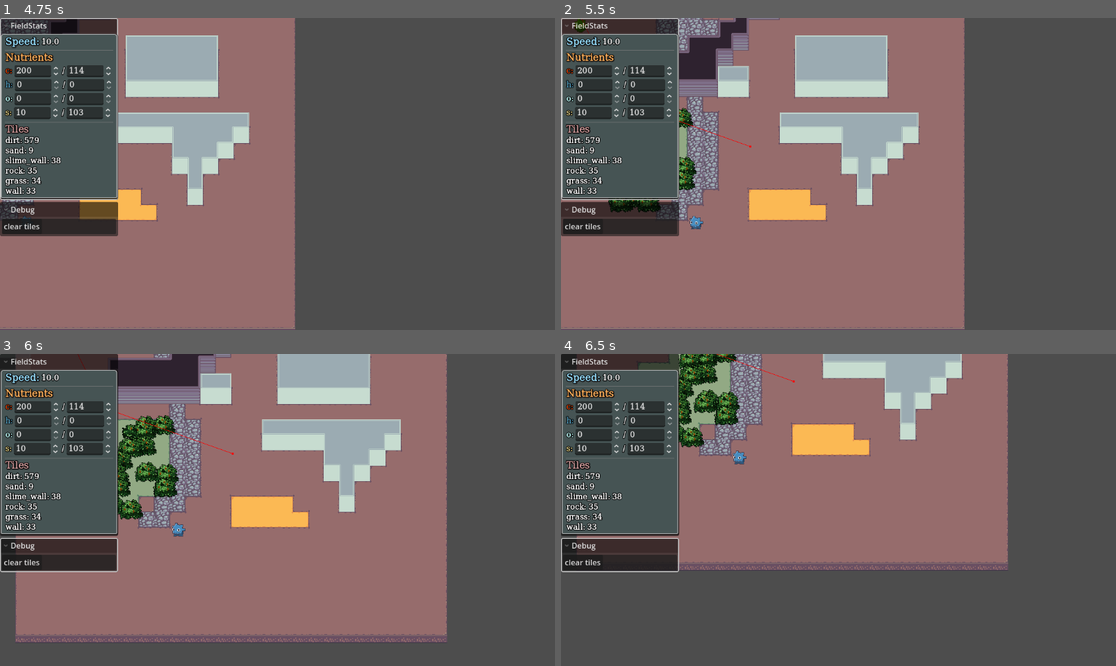
Above: before the commit, frames 1-4 (two rows, left to right).
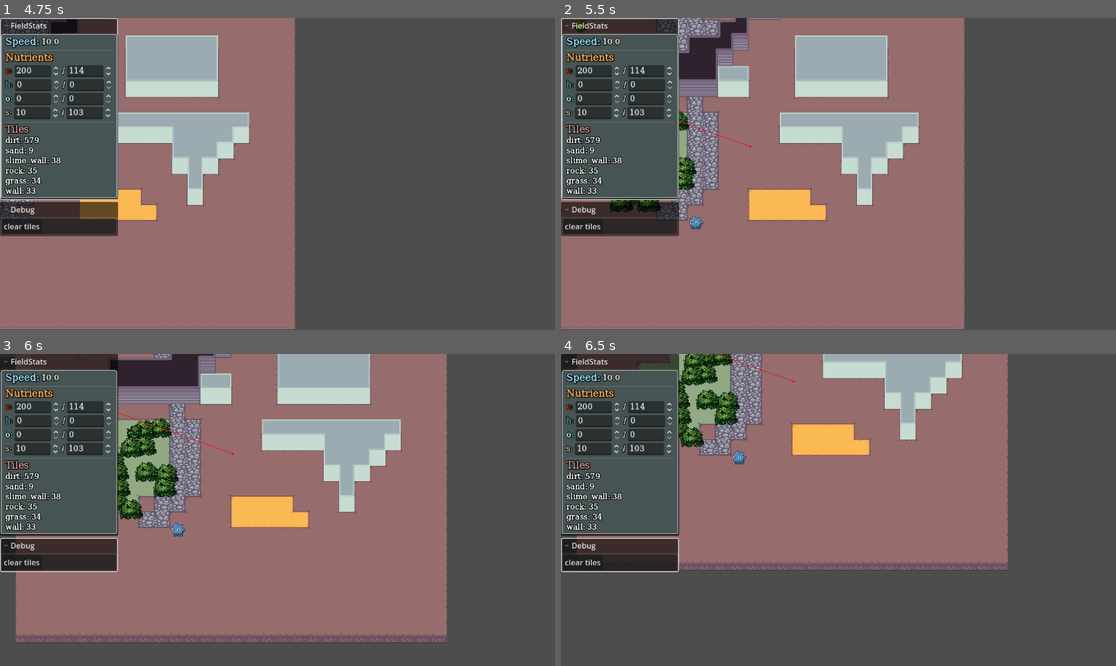
Above: after the commit, the same moments.

Repository: teestood/construct-tile-map
Game: Godot game, scene res://demo/demo.tscn
The game is run twice, just before and just after one commit, with the same random seed, the same clock (stepped at 60 frames per second) and the same inputs.
Inputs (mouse positions are in pixels of both pictures, inside the frame that each line leads up to):
- Up to frame 1 (4.75 s): click "clear tiles" at 0.5 s; move the mouse to (399, 158) at 1.27 s; hold Right (ui_right) 1.28-2.03 s; click (399, 158) at 1.42 s; move the mouse to (166, 189) at 2.02 s; hold Down (ui_down) 2.03-2.78 s; move the mouse to (333, 105) at 2.77 s; hold Right (ui_right) 2.78-3.53 s; move the mouse to (249, 236) at 3.52 s; hold Up (ui_up) 3.53-4.28 s; click (249, 236) at 3.67 s; move the mouse to (444, 220) at 4.27 s; hold Left (ui_left) from 4.28 s (still down)
- Up to frame 2 (5.5 s): keep holding Left (ui_left); move the mouse to (672, 127) at 5.02 s
- Up to frame 3 (6 s): move the mouse to (305, 510) at 5.77 s; release Left (ui_left) at 5.78 s; hold Down (ui_down) from 5.78 s (still down); click (305, 510) at 5.92 s
- Up to frame 4 (6.5 s): keep holding Down (ui_down)

Frame 1 is identical in both runs. In frame 2, 0.2% of the frame differs, in the area x 8-25%, y 28-62%; in frame 3, 0.7%; in frame 4, 0.8%, in the area x 21-32%, y 0-29%.

Commit message:
Update PlantSpawnerのタイルごとの制限追加

Diff:
--- a/demo/demo.tscn
+++ b/demo/demo.tscn
@@ -198,11 +198,10 @@
 spawners = [NodePath("PlantSpawner")]
 ground = NodePath("..")
 
-[node name="PlantSpawner" type="ResourcePreloader" parent="Field/Ground/Entities" node_paths=PackedStringArray("ground")]
+[node name="PlantSpawner" type="ResourcePreloader" parent="Field/Ground/Entities"]
 resources = [PackedStringArray("plant"), [ExtResource("3_fla3q")]]
 script = ExtResource("2_6ihnu")
 interval = 0.2
-ground = NodePath("../..")
 
 [node name="Timer" type="Timer" parent="Field/Ground/Entities/PlantSpawner"]
 wait_time = 0.2
--- a/demo/entities.gd
+++ b/demo/entities.gd
@@ -2,6 +2,9 @@
 
 @export var spawners: Array[PlantSpawner]
 @export var ground: GroundField
+
+## Spawn済みのplant管理用
+var exists: Dictionary[Vector2i, Node] = {}
 
 # Called when the node enters the scene tree for the first time.
 func _ready() -> void:
@@ -21,14 +24,27 @@
 
 func _on_Spawner_queued(req: PlantSpawnRequest, spawner: PlantSpawner) -> void:
 	var coords = _pick_rand(ground.cells_by_soil[&"grass"])
+	if exists.has(coords):
+		return
+
 	var plant = req.pack.instantiate() as Plant
-	var newposition = ground.map_to_local(coords) + _rand_vec(8.)
-	plant.position = newposition
+
+	match req.setup:
+		PlantSpawnRequest.Setup.RANDOM:
+			plant.position = ground.map_to_local(coords) + _rand_vec(8.)
+		PlantSpawnRequest.Setup.DEFAULT:
+			plant.position = Vector2.ZERO
+		_:
+			push_error("Unknown PlantSpawnRequest.Setup: %s" % req.setup)
 
 	assert(coords == ground.to_local_coords(plant.global_position), "coords mismatch: %s vs %s" % [coords, ground.to_local_coords(plant.global_position)])
 
+	exists[coords] = plant
+	plant.tree_exited.connect(func():
+		exists.erase(coords)
+	)
+
 	add_child(plant)
-
 	spawner.accept_spawn(plant)
 
 func _pick_rand(l: Array) -> Vector2i:
--- a/demo/spawner/plant_spawner.gd
+++ b/demo/spawner/plant_spawner.gd
@@ -8,15 +8,13 @@
 signal instantiated(node: Node2D)
 
 @export var interval: float = 5.0
-@export var ground: GroundField
 
 @onready var timer: Timer = $Timer
 
-## Spawn済みのplant管理用
-var exists: Dictionary[Vector2i, Node] = {}
-
 # Called when the node enters the scene tree for the first time.
 func _ready() -> void:
+	if Engine.is_editor_hint():
+		return
 	timer.timeout.connect(_spawn_random)
 	timer.start(interval)
 
